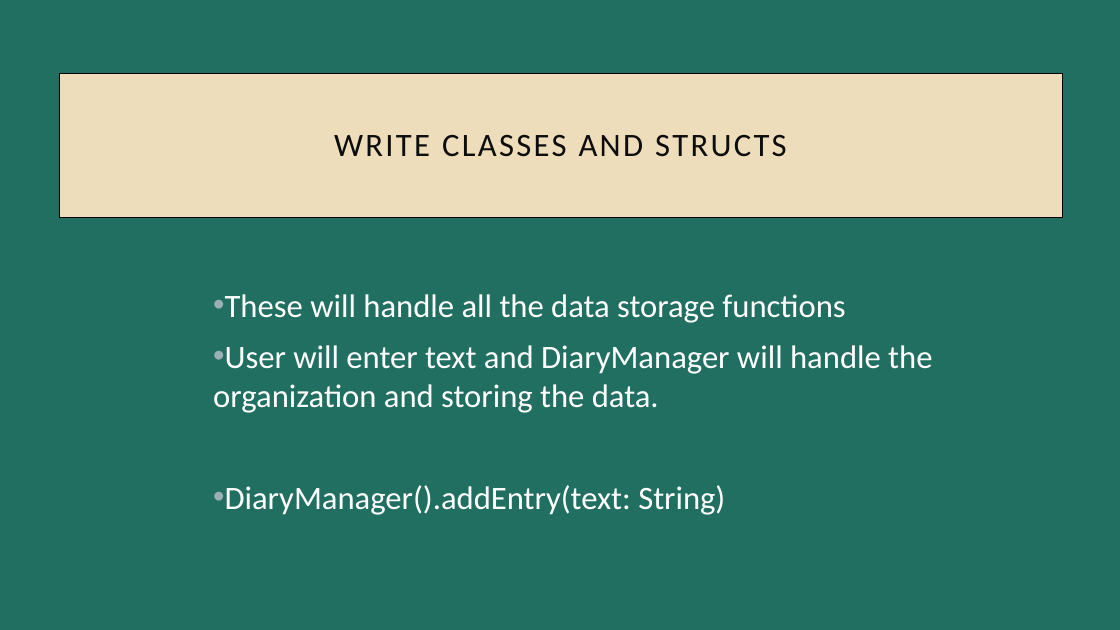
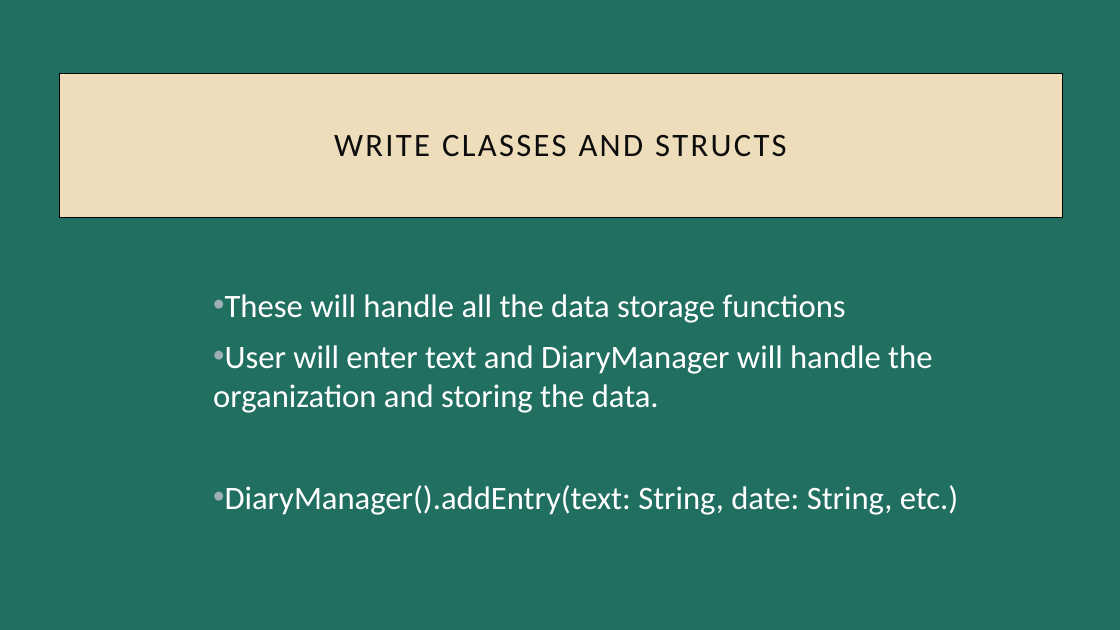
Before and after one commit to brianhawking/Mad157, a slide deck: slide 10 of Semester Project Presentation V2.pptx. Drawn at 1120x630 pixels with LibreOffice and Linux fonts; fonts in the diff are those of the drawing. Boxes give left, top, right and bottom in pixels: in the first picture for what was removed or moved away, otherwise in the second. Text is boxed around its words. In the diff, an @@ line names an element or a change of style, - is before the commit and + after.

```diff
--- a/Semester Project Presentation V2.pptx
+++ b/Semester Project Presentation V2.pptx
@@ text at box(225, 485, 959, 515): text changed @@
-• DiaryManager().addEntry(text: String)
+• DiaryManager().addEntry(text: String, date: String, etc.)
```
Also in this commit, not shown: 6 other slides changed, 3 slides added, 5 slides removed, 2 other files.
